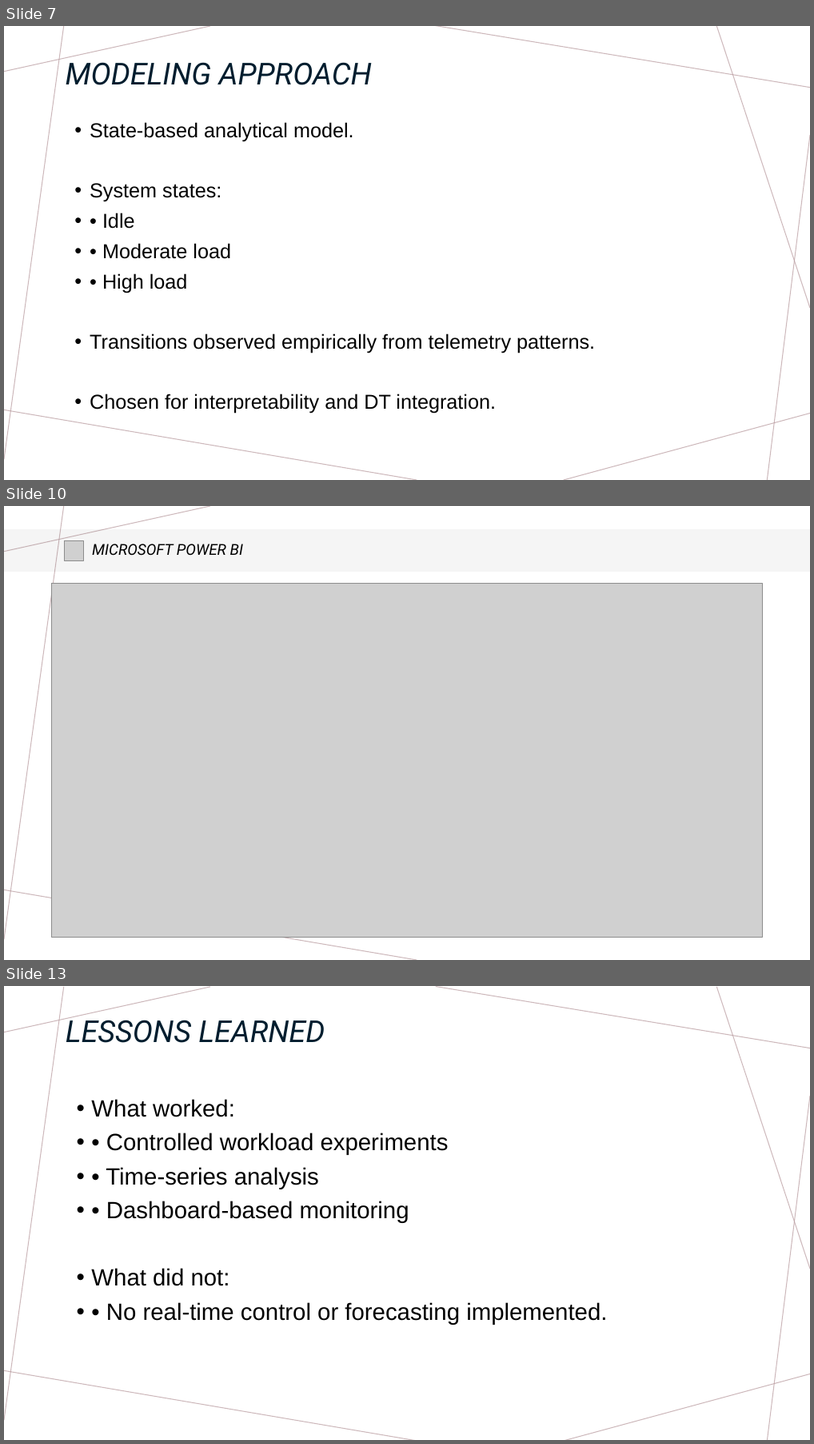
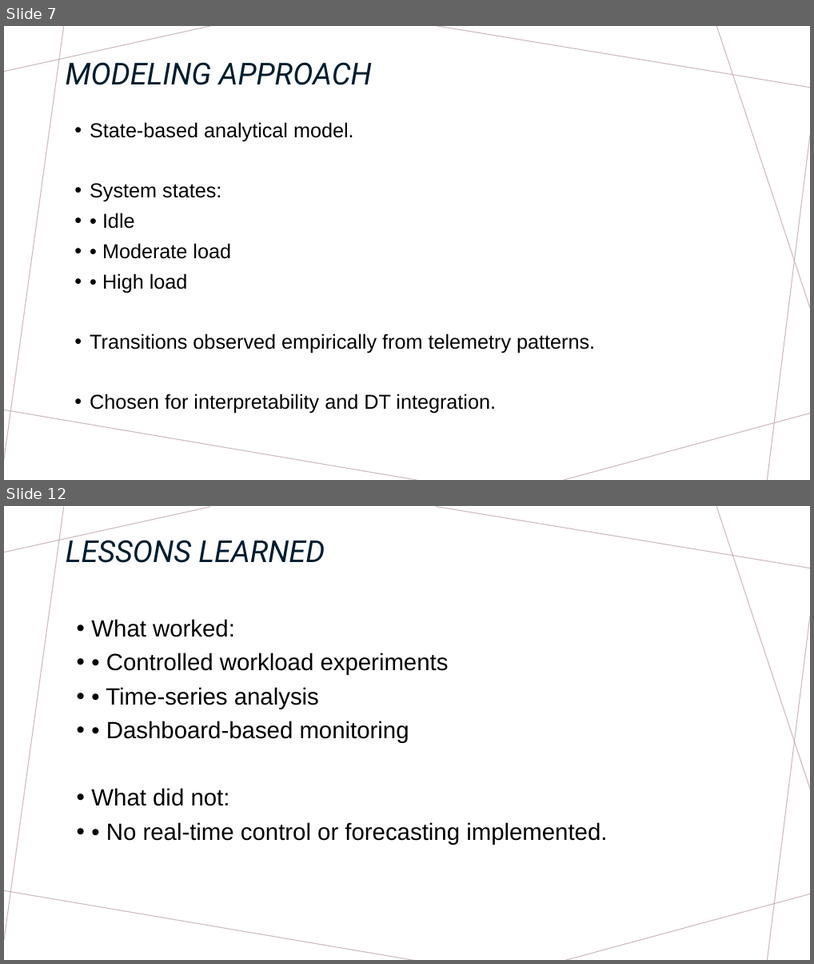
Before and after one commit to HaroldVaHe/DigitalTwin, a slide deck: Presentation/Digital_Twin_Server_Project.pptx. Shown one above the other, each under a label of ours: slides 7, 10 and 13 before the commit, slides 7 and 12 after it; the slides between them are not shown. The pictures are 814x1444 and 814x964 pixels, drawn with LibreOffice and Linux fonts; fonts in the diff are those of the drawing; grey boxes stand for pictures. Boxes give left, top, right and bottom in pixels: in the first picture for what was removed or moved away, otherwise in the second. Text is boxed around its words. In the diff, an @@ line names an element or a change of style, - is before the commit and + after.

```diff
--- a/Presentation/Digital_Twin_Server_Project.pptx
+++ b/Presentation/Digital_Twin_Server_Project.pptx
@@ slide 10 removed at <box>4,506,810,960</box>, background #FFFFFF; not listed: 3 template elements that a slide beside it also shows @@
@@ rectangle removed at <box>4,529,810,572</box> @@
-MICROSOFT POWER BI
@@ picture removed at <box>65,541,84,560</box> @@
@@ picture removed at <box>52,584,763,936</box> @@
@@ what was slide 13 is now slide 12 @@
```
Also in this commit, not shown: 7 slides changed, 1 other slide removed.
